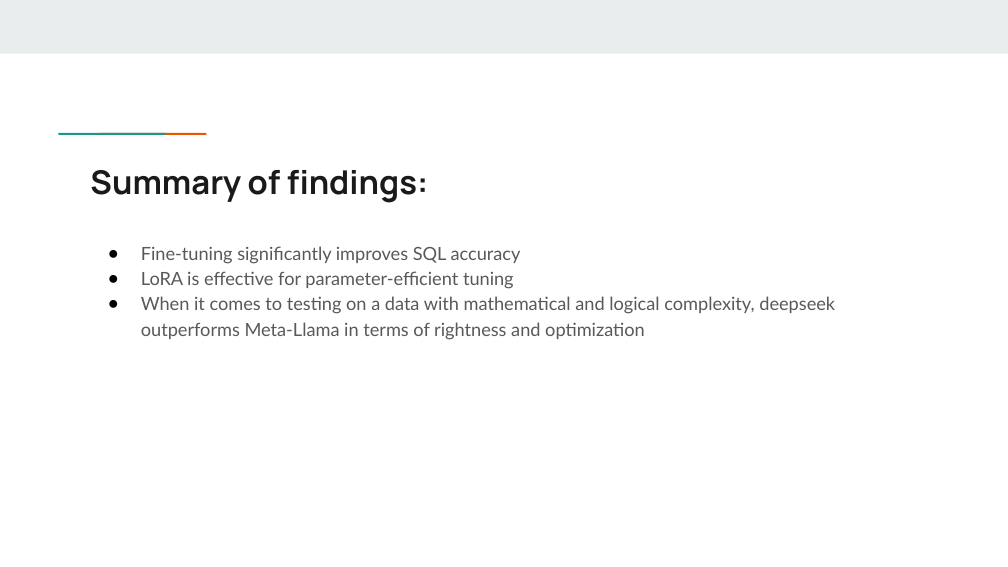
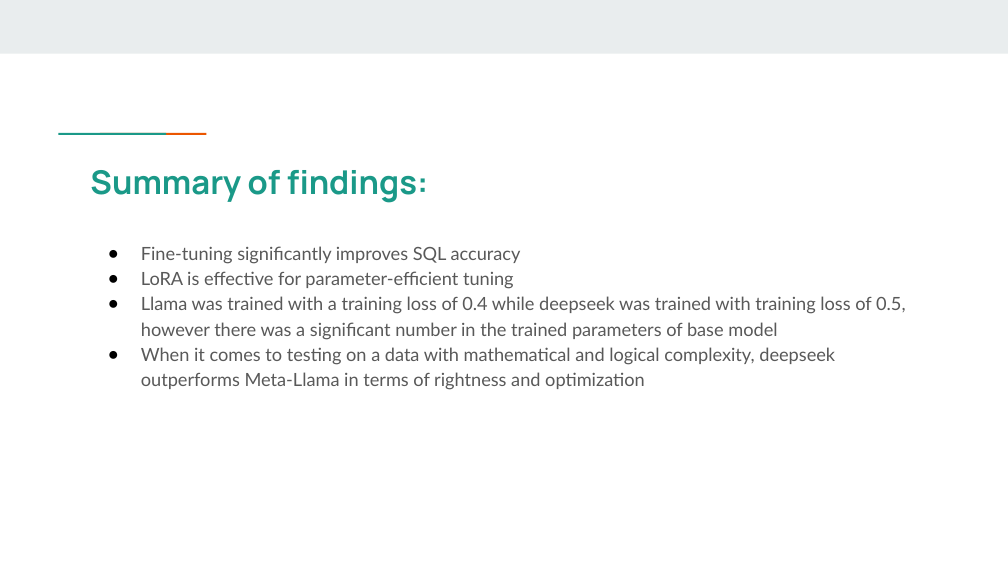
Before and after one commit to noelregis718/PrompttoSql, a slide deck: slide 12 of Mid-term Project.pptx (slide 10 before the commit). Drawn at 1008x567 pixels with LibreOffice and Linux fonts; fonts in the diff are those of the drawing. Boxes give left, top, right and bottom in pixels: in the first picture for what was removed or moved away, otherwise in the second. Text is boxed around its words. In the diff, an @@ line names an element or a change of style, - is before the commit and + after.

```diff
--- a/Mid-term Project.pptx
+++ b/Mid-term Project.pptx
@@ title "Summary of findings:" at bbox=[90, 170, 428, 203]: text colour #1A1A1A to #1A9988 @@
@@ text at bbox=[141, 296, 906, 340]: paragraph added @@
+● Llama was trained with a training loss of 0.4 while deepseek was trained with training loss of 0.5, however there was a significant number in the trained parameters of base model
```
Also in this commit, not shown: 9 other slides changed, 3 slides added, 1 slide removed, 3 other files.
